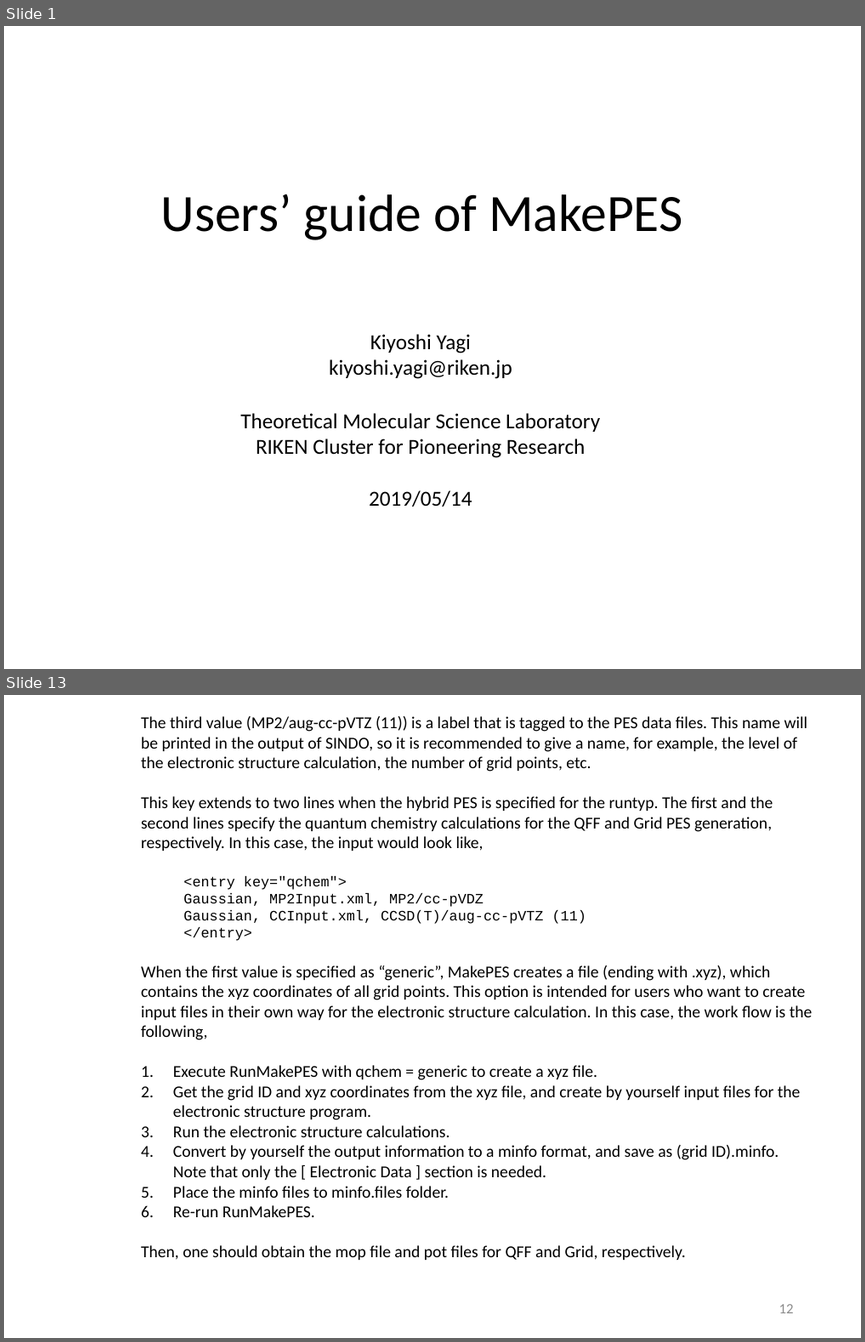
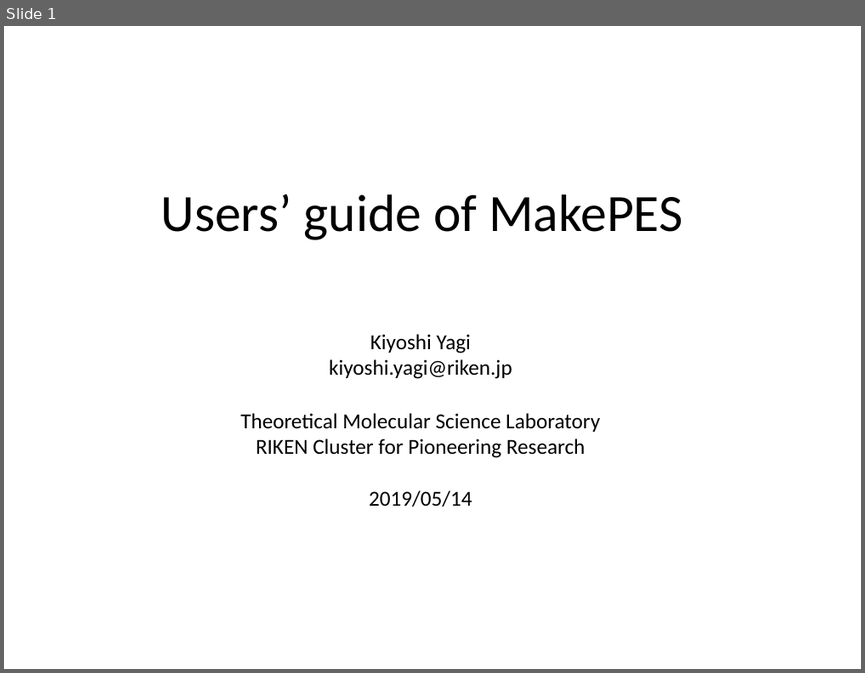
Before and after one commit to yagikiyoshi/sindo, a slide deck: doc/MakePES/usage_MakePES.pptx. Shown one above the other, each under a label of ours: slides 1 and 13 before the commit, slide 1 after it; the slides between them are not shown. The pictures are 865x1342 and 865x673 pixels, drawn with LibreOffice and Linux fonts; fonts in the diff are those of the drawing. Boxes give left, top, right and bottom in pixels: in the first picture for what was removed or moved away, otherwise in the second. Text is boxed around its words. In the diff, an @@ line names an element or a change of style, - is before the commit and + after.

```diff
--- a/doc/MakePES/usage_MakePES.pptx
+++ b/doc/MakePES/usage_MakePES.pptx
@@ slide 13 removed at box(4, 695, 861, 1338), background #FFFFFF @@
@@ text removed at box(141, 716, 812, 1259) @@
-  The third value (MP2/aug-cc-pVTZ (11)) is a label that is tagged to the PES data files. This name will be printed in the output of SINDO, so it is recommended to give a name, for example, the level of the electronic structure calculation, the number of grid points, etc.
-  This key extends to two lines when the hybrid PES is specified for the runtyp. The first and the second lines specify the quantum chemistry calculations for the QFF and Grid PES generation, respectively. In this case, the input would look like,
-    <entry key="qchem">
-    Gaussian, MP2Input.xml, MP2/cc-pVDZ
-    Gaussian, CCInput.xml, CCSD(T)/aug-cc-pVTZ (11)
-    </entry>
-  When the first value is specified as “generic”, MakePES creates a file (ending with .xyz), which contains the xyz coordinates of all grid points. This option is intended for users who want to create input files in their own way for the electronic structure calculation. In this case, the work flow is the following,
-  1. Execute RunMakePES with qchem = generic to create a xyz file.
-  2. Get the grid ID and xyz coordinates from the xyz file, and create by yourself input files for the electronic structure program.
-  3. Run the electronic structure calculations.
-  4. Convert by yourself the output information to a minfo format, and save as (grid ID).minfo. Note that only the [ Electronic Data ] section is needed.
-  5. Place the minfo files to minfo.files folder.
-  6. Re-run RunMakePES.
-  Then, one should obtain the mop file and pot files for QFF and Grid, respectively.
@@ page number removed at box(779, 1304, 794, 1313) @@
-12
```
Also in this commit, not shown: 12 slides changed, 36 slides added, 3 other slides removed, 4 other files.
